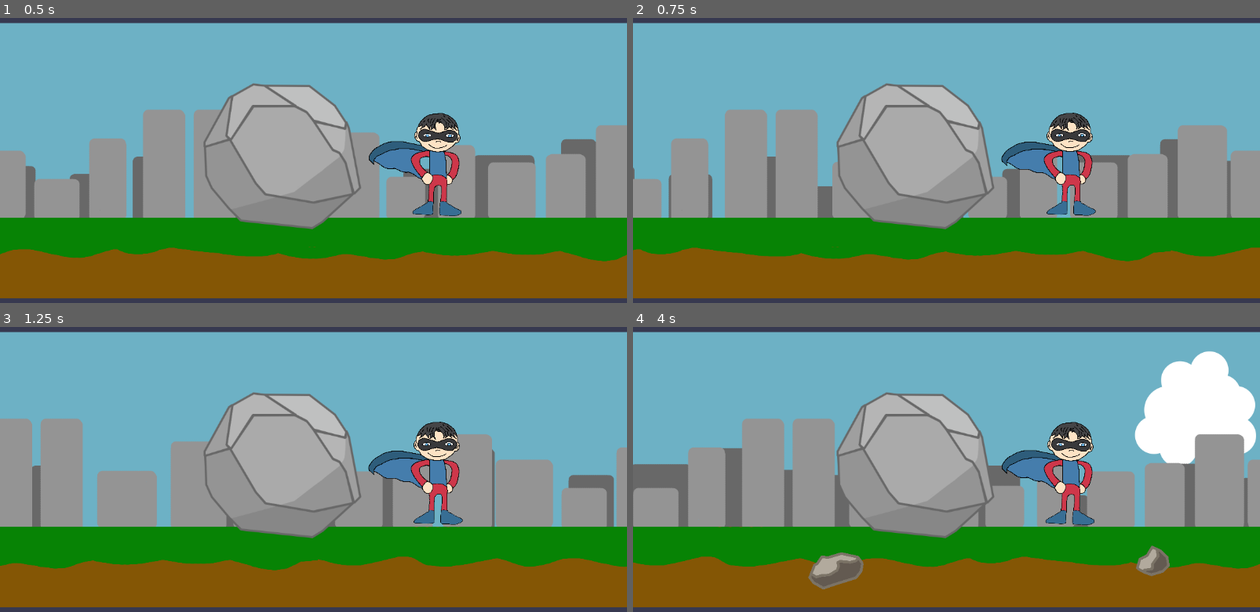
Above: before the commit, frames 1-4 (two rows, left to right).
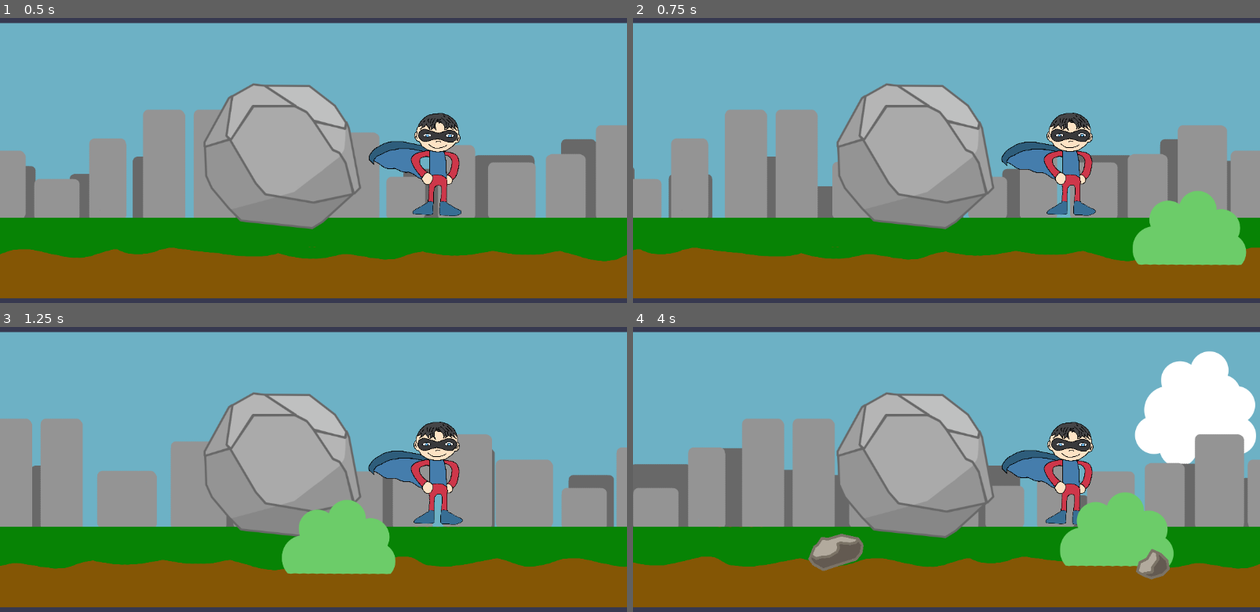
Above: after the commit, the same moments.

Repository: squidink7/SuperAF
Game: Godot game, scene res://scenes/visualisations/surfers/visualisation.tscn
The game is run twice, just before and just after one commit, with the same random seed, the same clock (stepped at 60 frames per second) and the same inputs. This scene is started directly instead of the project's main scene.
Inputs (mouse positions are in pixels of both pictures, inside the frame that each line leads up to):
- Up to frame 1 (0.5 s): no input
- Up to frame 2 (0.75 s): tap Enter at 0.5 s; move the mouse to (1084, 143) at 0.52 s; tap Backspace at 0.6 s; click (1084, 143) at 0.67 s
- Up to frame 3 (1.25 s): tap Space at 0.77 s
- Up to frame 4 (4 s): move the mouse to (821, 486) at 1.27 s; tap Enter at 1.35, 2.85 s; click (821, 486) at 1.42 s; tap Space at 1.52, 3.02, 3.77 s; move the mouse to (1009, 392) at 2.02 s; tap Backspace at 2.1, 3.6 s; click (1009, 392) at 2.17 s; move the mouse to (915, 540) at 2.77 s; click (915, 540) at 2.92 s; move the mouse to (1134, 523) at 3.52 s; click (1134, 523) at 3.67 s

Frame 1 is identical in both runs. In frame 2, 3.5% of the frame differs, in the area x 79-98%, y 60-87%; in frame 3, 3.5%; in frame 4, 4.8%, in the area x 27-87%, y 57-93%.

Commit message:
implement bushes

Diff:
--- a/objects/bushes/bush0.tscn
+++ b/objects/bushes/bush0.tscn
@@ -1,6 +1,9 @@
-[gd_scene load_steps=2 format=3 uid="uid://cxvtncr6ntvxn"]
+[gd_scene load_steps=3 format=3 uid="uid://cxvtncr6ntvxn"]
 
 [ext_resource type="Texture2D" uid="uid://dltsg61o4h30c" path="res://assets/textures/visualisation game textures/bush0.png" id="1_dg1ta"]
+[ext_resource type="Script" uid="uid://sfqweg8l4b4y" path="res://scripts/decoration_object.gd" id="2_7yw66"]
 
 [node name="Sprite2D" type="Sprite2D"]
+scale = Vector2(0.5, 0.5)
 texture = ExtResource("1_dg1ta")
+script = ExtResource("2_7yw66")
--- a/objects/bushes/bush1.tscn
+++ b/objects/bushes/bush1.tscn
@@ -1,6 +1,9 @@
-[gd_scene load_steps=2 format=3 uid="uid://ihev8jn0yx7p"]
+[gd_scene load_steps=3 format=3 uid="uid://ihev8jn0yx7p"]
 
 [ext_resource type="Texture2D" uid="uid://cm0hueuu2lnlp" path="res://assets/textures/visualisation game textures/bush1.png" id="1_di5vl"]
+[ext_resource type="Script" uid="uid://sfqweg8l4b4y" path="res://scripts/decoration_object.gd" id="2_ro2iq"]
 
 [node name="Sprite2D" type="Sprite2D"]
+scale = Vector2(0.5, 0.5)
 texture = ExtResource("1_di5vl")
+script = ExtResource("2_ro2iq")
--- a/objects/bushes/bush2.tscn
+++ b/objects/bushes/bush2.tscn
@@ -1,6 +1,9 @@
-[gd_scene load_steps=2 format=3 uid="uid://bfrrjdmidh11t"]
+[gd_scene load_steps=3 format=3 uid="uid://bfrrjdmidh11t"]
 
 [ext_resource type="Texture2D" uid="uid://l7n7qn6sg8sj" path="res://assets/textures/visualisation game textures/bush2.png" id="1_s6fov"]
+[ext_resource type="Script" uid="uid://sfqweg8l4b4y" path="res://scripts/decoration_object.gd" id="2_tsyo1"]
 
 [node name="Sprite2D" type="Sprite2D"]
+scale = Vector2(0.5, 0.5)
 texture = ExtResource("1_s6fov")
+script = ExtResource("2_tsyo1")
--- a/objects/bushes/bush3.tscn
+++ b/objects/bushes/bush3.tscn
@@ -1,6 +1,9 @@
-[gd_scene load_steps=2 format=3 uid="uid://dvtdqnfmil4yl"]
+[gd_scene load_steps=3 format=3 uid="uid://dvtdqnfmil4yl"]
 
 [ext_resource type="Texture2D" uid="uid://b3xk61ic2xvnk" path="res://assets/textures/visualisation game textures/bush3.png" id="1_nxfio"]
+[ext_resource type="Script" uid="uid://sfqweg8l4b4y" path="res://scripts/decoration_object.gd" id="2_ftw3m"]
 
 [node name="Sprite2D" type="Sprite2D"]
+scale = Vector2(0.5, 0.5)
 texture = ExtResource("1_nxfio")
+script = ExtResource("2_ftw3m")
--- a/scenes/visualisations/surfers/stage_1.tscn
+++ b/scenes/visualisations/surfers/stage_1.tscn
@@ -121,10 +121,6 @@
 scale = Vector2(0.6464, 0.295)
 texture = ExtResource("2_s7m7o")
 
-[node name="Object Spawner" type="Node2D" parent="."]
-position = Vector2(1249, 336)
-script = ExtResource("10_ux3oo")
-
 [node name="Character" type="CharacterBody2D" parent="."]
 unique_name_in_owner = true
 position = Vector2(779, 335)
@@ -152,3 +148,7 @@
 &"": SubResource("AnimationLibrary_vyyca")
 }
 speed_scale = 2.0
+
+[node name="Object Spawner" type="Node2D" parent="."]
+position = Vector2(1249, 336)
+script = ExtResource("10_ux3oo")
--- a/scripts/object_spawner.gd
+++ b/scripts/object_spawner.gd
@@ -21,7 +21,7 @@
 
 #Object spawn position ranges:
 var background_y_range = [200, 350]
-var forground_y_range = [475, 550]
+var forground_y_range = [475, 500]
 var object_x_position = 1200
 
 var background_speed = 100
@@ -60,6 +60,11 @@
 	add_child(rock)
 	rock.configure_object(foreground_speed, Vector2(object_x_position, randi_range(forground_y_range[0], forground_y_range[1])), 30)
 
+func spawn_bush():
+	var bush = bushes[randi_range(0, len(rocks) - 1)].instantiate()
+	add_child(bush)
+	bush.configure_object(foreground_speed, Vector2(object_x_position, randi_range(forground_y_range[0], forground_y_range[1])), 30)
+
 func _ready():
 	get_new_spawn_times()
 
@@ -76,7 +81,7 @@
 
 	if timer > bush_spawn_time and not bush_spawned:
 		bush_spawned = true
-		pass
+		spawn_bush()
 
 	if timer >= max_time:
 		timer = 0;
Not shown: 1 places in scenes/visualisations/surfers/stage_1.tscn that only renumber resources
